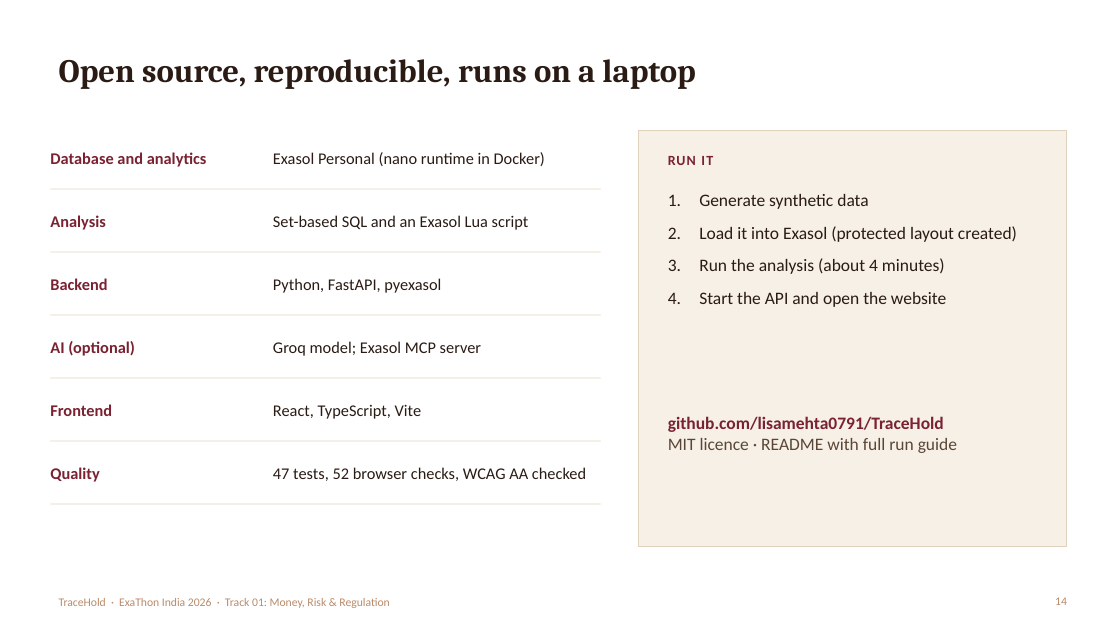
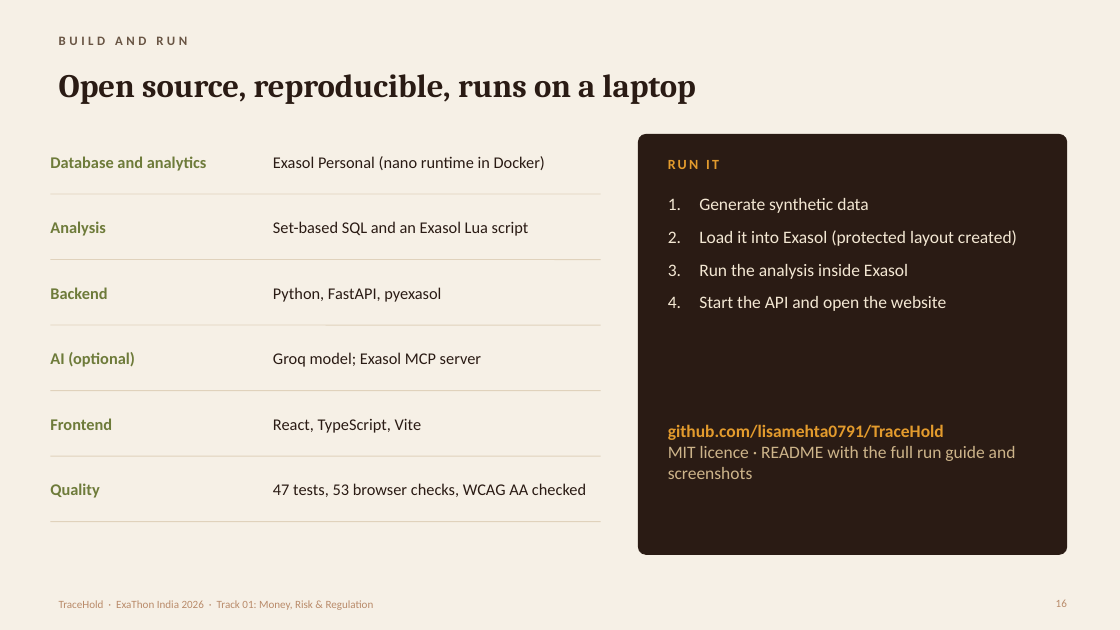
Before and after one commit to lisamehta0791/TraceHold, a slide deck: slide 16 of docs/TraceHold-Pitch-Deck.pptx (slide 14 before the commit). Drawn at 1120x630 pixels with LibreOffice and Linux fonts; fonts in the diff are those of the drawing. Boxes give left, top, right and bottom in pixels: in the first picture for what was removed or moved away, otherwise in the second. Text is boxed around its words. In the diff, an @@ line names an element or a change of style, - is before the commit and + after.

Commit message:
Updated Readme and PPT

```diff
--- a/docs/TraceHold-Pitch-Deck.pptx
+++ b/docs/TraceHold-Pitch-Deck.pptx
@@ background #FFFFFF to #F6F0E6 @@
@@ title "Open source, reproducible, runs on ..." moved from (x1=59, y1=59, x2=695, y2=89) to (x1=59, y1=74, x2=695, y2=104) @@
@@ text added at (x1=59, y1=36, x2=187, y2=45), 11 pt, text #695544, bold @@
+BUILD AND RUN
@@ rectangle removed at (x1=639, y1=130, x2=1067, y2=546) @@
@@ rounded rectangle added at (x1=639, y1=134, x2=1067, y2=555), fill #2A1B14, outline #2A1B14 0.75 pt @@
@@ text "RUN IT" at (x1=668, y1=160, x2=719, y2=169): text colour #7A2232 to #E39B2D, letter spacing 1 to 2 pt @@
@@ 2 texts, 1 line moved together from (x1=50, y1=152, x2=601, y2=230) to (x1=50, y1=156, x2=601, y2=236) @@
@@ text at (x1=699, y1=198, x2=1017, y2=311): text colour #2A1B14 to #F3E7D3 in "Generate synthetic data", "Load it into Exasol (protected layout created)", "Start the API and open the website" @@
@@ text at (x1=699, y1=264, x2=908, y2=279): text changed; text colour #2A1B14 to #F3E7D3 @@
-3. Run the analysis (about 4 minutes)
+3. Run the analysis inside Exasol
@@ 5 texts, 2 lines moved together from (x1=50, y1=252, x2=957, y2=453) to (x1=50, y1=260, x2=1016, y2=479) @@
@@ text at (x1=668, y1=446, x2=1016, y2=479): text changed; text colour #5B4636 to #CDB48A @@
-MIT licence · README with full run guide
+MIT licence · README with the full run guide and screenshots
@@ text at (x1=668, y1=424, x2=944, y2=440): text colour #7A2232 to #E39B2D in "github.com/lisamehta0791/TraceHold" @@
@@ text colour #7A2232 to #6E7B3A in 6 elements at (x1=50, y1=156, x2=207, y2=171), (x1=50, y1=221, x2=105, y2=236), (x1=50, y1=287, x2=107, y2=299), (x1=50, y1=352, x2=135, y2=367), (x1=50, y1=418, x2=112, y2=430), (x1=50, y1=483, x2=100, y2=498) @@
@@ 3 texts, 2 lines moved together from (x1=50, y1=378, x2=601, y2=482) to (x1=50, y1=391, x2=601, y2=498) @@
@@ text at (x1=273, y1=483, x2=586, y2=497): text changed @@
-47 tests, 52 browser checks, WCAG AA checked
+47 tests, 53 browser checks, WCAG AA checked
@@ line moved from (50, 504) - (601, 504) to (50, 522) - (601, 522) @@
@@ text "TraceHold · ExaThon India 2026 ..." at (x1=59, y1=600, x2=374, y2=610): size 10 to 9.5 pt @@
@@ page number removed at (x1=1055, y1=597, x2=1067, y2=605) @@
-14
@@ page number added at (x1=1056, y1=600, x2=1067, y2=607), 9.5 pt, text #B98B6A @@
+16
```
Also in this commit, not shown: 15 other slides changed, 2 slides added, 7 other files.
